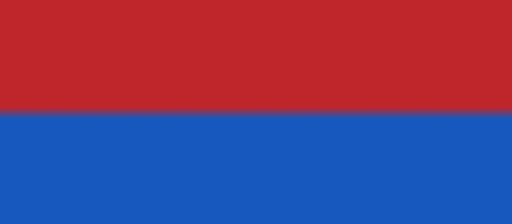
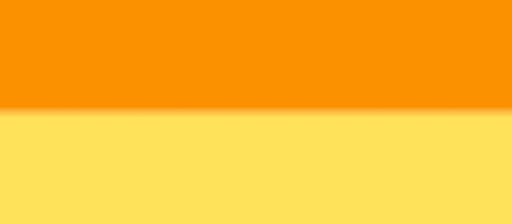
Layers edited between the first and the second 512 × 224 image:
renamed "Glow" to "107 - 118 copy", painted on it over [0,0,512,224]
